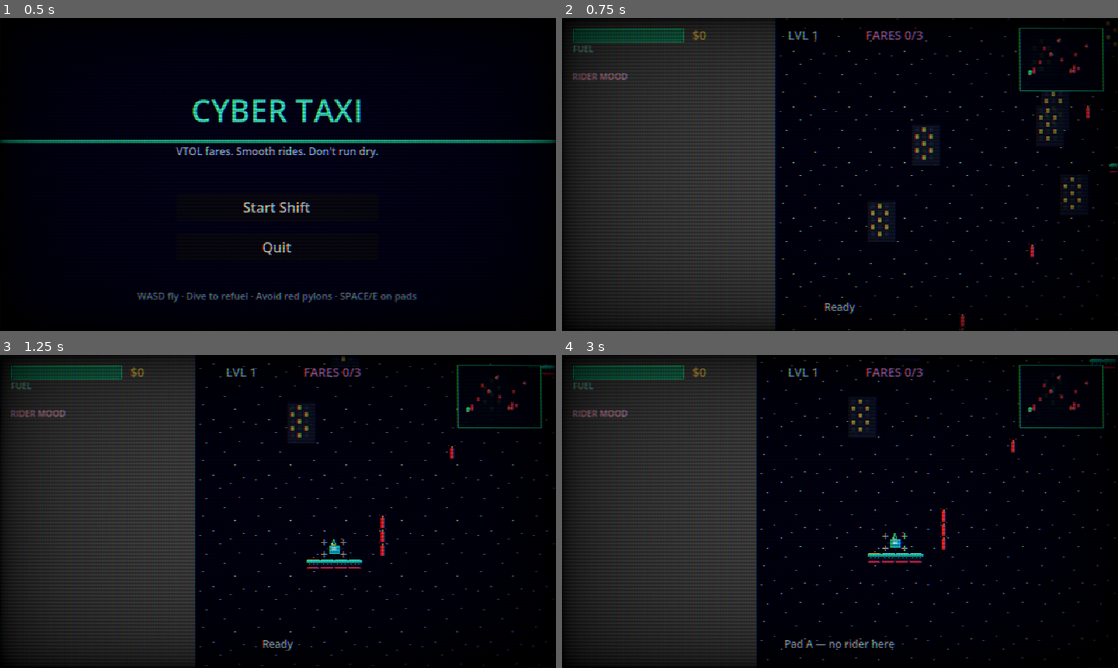
Above: before the commit, frames 1-4 (two rows, left to right).
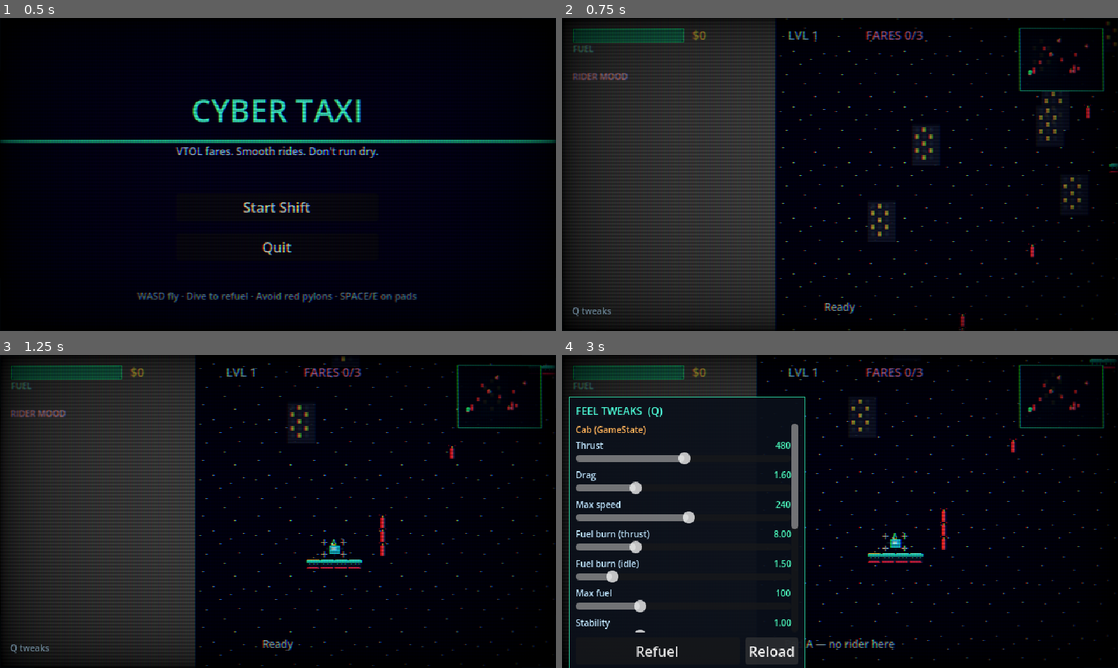
Above: after the commit, the same moments.

Repository: wojtekgalaj/cybertaxi
Game: Godot game, scene res://scenes/main_menu.tscn
The game is run twice, just before and just after one commit, with the same random seed, the same clock (stepped at 60 frames per second) and the same inputs.
Inputs (mouse positions are in pixels of both pictures, inside the frame that each line leads up to):
- Up to frame 1 (0.5 s): no input
- Up to frame 2 (0.75 s): click "Start Shift" at 0.5 s
- Up to frame 3 (1.25 s): no input
- Up to frame 4 (3 s): tap Enter at 1.25 s; hold D (move_right) 1.28-2 s; tap Space (land) at 1.35 s; tap Q at 1.55 s; click (656, 652) at 2 s, where only the run after the commit has a clickable "Refuel"; click (773, 652) at 2.75 s, where only the run after the commit has a clickable "Reload"

Frame 1 is identical in both runs. In frame 2, less than 0.1% of the frame differs, in the area x 1-9%, y 92-96%; in frame 3, less than 0.1%; in frame 4, 22%, in the area x 1-44%, y 13-100%.

Commit message:
add overlay to set vars to find the right feel

Diff:
--- a/autoload/game_state.gd
+++ b/autoload/game_state.gd
@@ -21,13 +21,13 @@
 var owned_upgrades: Array[String] = []
 
 ## Live cab stats (recomputed from upgrades).
-var thrust: float = 420.0
-var drag: float = 2.8
+var thrust: float = 480.0
+var drag: float = 1.6 ## Base air drag; district air_friction multiplies this.
 var fuel_burn_rate: float = 8.0
 var fuel_idle_burn: float = 1.5
 var stability: float = 1.0 ## Higher = less bumpiness penalty.
 var tip_bonus: float = 0.0 ## Extra fare multiplier.
-var max_speed: float = 220.0
+var max_speed: float = 240.0
 
 
 func _ready() -> void:
@@ -54,13 +54,13 @@
 
 func _recompute_stats() -> void:
 	max_fuel = BASE_MAX_FUEL
-	thrust = 420.0
-	drag = 2.8
+	thrust = 480.0
+	drag = 1.6
 	fuel_burn_rate = 8.0
 	fuel_idle_burn = 1.5
 	stability = 1.0
 	tip_bonus = 0.0
-	max_speed = 220.0
+	max_speed = 240.0
 	for id in owned_upgrades:
 		var up: Dictionary = UpgradeDB.get_upgrade(id)
 		if up.is_empty():
--- a/data/level_catalog.gd
+++ b/data/level_catalog.gd
@@ -1,6 +1,6 @@
 extends RefCounted
 class_name LevelCatalog
-## Hand-authored district scenes. Index 0 = GameState.level 1.
+## Painted district scenes. Index 0 = GameState.level 1.
 ## Add new .tscn paths here after you design them in the editor.
 
 const FALLBACK := "res://scenes/levels/level_template.tscn"
--- a/scenes/game.tscn
+++ b/scenes/game.tscn
@@ -1,9 +1,9 @@
-[gd_scene load_steps=3 format=3 uid="uid://bgame001"]
+[gd_scene format=3 uid="uid://bgame001"]
 
-[ext_resource type="Script" path="res://scripts/game_root.gd" id="1_root"]
-[ext_resource type="PackedScene" path="res://scenes/ui/hud.tscn" id="3_hud"]
+[ext_resource type="Script" uid="uid://c0hb3uxouq30p" path="res://scripts/game_root.gd" id="1_root"]
+[ext_resource type="PackedScene" uid="uid://bhud001" path="res://scenes/ui/hud.tscn" id="3_hud"]
 
-[node name="Game" type="Node"]
+[node name="Game" type="Node" unique_id=2006789255]
 script = ExtResource("1_root")
 
-[node name="HUD" parent="." instance=ExtResource("3_hud")]
+[node name="HUD" parent="." unique_id=1822264609 instance=ExtResource("3_hud")]
--- a/scenes/levels/district_01_rooftops.tscn
+++ b/scenes/levels/district_01_rooftops.tscn
@@ -6,9 +6,12 @@
 
 [node name="Level2" type="Node2D" unique_id=518882840]
 script = ExtResource("1_y4lei")
-hand_authored = true
 map_size = Vector2(1100, 720)
 building_count = 12
+dimension_name = "Neon Shelf"
+gravity = 155.0
+air_friction = 1.15
+inertia = 2.4
 
 [node name="World" type="Node2D" parent="." unique_id=1510985517]
 
--- a/scenes/levels/district_02_gauntlet.tscn
+++ b/scenes/levels/district_02_gauntlet.tscn
@@ -7,8 +7,12 @@
 
 [node name="Level" type="Node2D" unique_id=1430864231]
 script = ExtResource("1_2d4n6")
-hand_authored = true
 building_count = 12
+dimension_name = "Iron Drift"
+gravity = 275.0
+air_friction = 0.42
+inertia = 3.1
+map_size = Vector2(1200, 800)
 
 [node name="World" type="Node2D" parent="." unique_id=1522165670]
 
--- /dev/null
+++ b/scenes/ui/debug_tweaks.tscn
@@ -0,0 +1,7 @@
+[gd_scene format=3 uid="uid://bdebugtweaks"]
+
+[ext_resource type="Script" path="res://scripts/ui/debug_tweaks.gd" id="1_dbg"]
+
+[node name="DebugTweaks" type="CanvasLayer"]
+layer = 200
+script = ExtResource("1_dbg")
--- a/scripts/game_root.gd
+++ b/scripts/game_root.gd
@@ -1,9 +1,12 @@
 extends Node
 ## Root game runner: loads the district for the current run level, wires HUD.
+
+const DebugTweaksScene := preload("res://scenes/ui/debug_tweaks.tscn")
 
 @onready var hud: CanvasLayer = $HUD
 
 var level: Node2D = null
+var debug_tweaks: CanvasLayer = null
 
 
 func _ready() -> void:
@@ -17,3 +20,6 @@
 	add_child(level)
 	move_child(level, 0)
 	hud.bind_level(level)
+	debug_tweaks = DebugTweaksScene.instantiate()
+	add_child(debug_tweaks)
+	debug_tweaks.bind_level(level)
--- a/scripts/player/cyber_cab.gd
+++ b/scripts/player/cyber_cab.gd
@@ -1,14 +1,14 @@
 extends CharacterBody2D
-## Head-on cyber cab. Banks when strafing; burns fuel; tracks ride bumpiness.
+## Head-on cyber cab. Heavy inertia; dimension gravity/friction come from the level.
 
 signal landed_on_platform(platform: Node)
 signal took_off()
 signal out_of_fuel()
 
-const BANK_THRESHOLD := 35.0
-const GRAVITY := 180.0
-const FREEFALL_SPEED := 50.0 ## Downward vel needed to harvest gravity for fuel.
-const FREEFALL_REGEN := 22.0 ## Fuel restored per second while freefalling.
+const BANK_THRESHOLD := 28.0
+const DEFAULT_GRAVITY := 180.0
+const DEFAULT_FRICTION := 1.0
+const DEFAULT_INERTIA := 0.6 ## Higher = slower to accelerate / change heading.
 
 @onready var sprite: Sprite2D = $Sprite
 @onready var land_ray: RayCast2D = $LandRay
@@ -20,10 +20,21 @@
 
 var grounded: bool = false
 var current_platform: Node = null
-var passenger: Node = null ## Rider aboard (Passenger node).
+var passenger: Node = null
+
+var dim_name: String = "Prime Strip"
+var dim_gravity: float = DEFAULT_GRAVITY
+var dim_friction: float = DEFAULT_FRICTION
+var dim_inertia: float = DEFAULT_INERTIA
+
+## Live-tweakable (debug panel).
+var freefall_speed: float = 50.0
+var freefall_regen: float = 22.0
+var soft_land_speed: float = 110.0
+var soft_land_ray_speed: float = 120.0
 
 var _prev_velocity: Vector2 = Vector2.ZERO
-var bump_accumulator: float = 0.0 ## Integrated jerk while carrying passenger.
+var bump_accumulator: float = 0.0
 var ride_time: float = 0.0
 var prop_phase: float = 0.0
 var _takeoff_grace: float = 0.0
@@ -39,6 +50,22 @@
 	prop_timer.timeout.connect(_on_prop_tick)
 
 
+func apply_dimension(settings: Dictionary) -> void:
+	dim_name = str(settings.get("name", dim_name))
+	dim_gravity = float(settings.get("gravity", DEFAULT_GRAVITY))
+	dim_friction = float(settings.get("friction", DEFAULT_FRICTION))
+	dim_inertia = maxf(0.05, float(settings.get("inertia", DEFAULT_INERTIA)))
+
+
+func _accel() -> float:
+	## Thrust budget spread over inertia — heavy cab = sluggish vectoring.
+	return GameState.thrust / dim_inertia
+
+
+func _drag_coeff() -> float:
+	return GameState.drag * dim_friction
+
+
 func _physics_process(delta: float) -> void:
 	if _takeoff_grace > 0.0:
 		_takeoff_grace = maxf(0.0, _takeoff_grace - delta)
@@ -52,9 +79,12 @@
 	var thrusting := input.length() > 0.1
 
 	if GameState.fuel <= 0.0 and not grounded:
-		velocity.y += GRAVITY * delta
-		velocity = velocity.move_toward(Vector2(velocity.x * 0.5, maxf(velocity.y, 120.0)), 280.0 * delta)
-		## Empty tank: always harvest while diving, ignore stuck thrust input.
+		velocity.y += dim_gravity * delta
+		_apply_drag(delta)
+		velocity = velocity.move_toward(
+			Vector2(velocity.x * 0.85, maxf(velocity.y, dim_gravity * 0.55)),
+			(120.0 / dim_inertia) * delta
+		)
 		_harvest_freefall_fuel(delta, false)
 		move_and_slide()
 		_check_landing()
@@ -64,19 +94,18 @@
 		return
 
 	if thrusting and not grounded:
-		velocity += input * GameState.thrust * delta
+		## Momentum-heavy: add acceleration, don't snap velocity to input.
+		velocity += input * _accel() * delta
 	elif grounded and thrusting and input.y < -0.2:
-		## Take off upward.
 		grounded = false
 		current_platform = null
-		_takeoff_grace = 0.35
+		_takeoff_grace = 0.4
 		took_off.emit()
-		velocity.y = -GameState.thrust * 0.35 * delta * 60.0
-
-	## Gravity pulls hard — dive to reclaim fuel.
+		velocity.y = -_accel() * 0.55
+
 	if not grounded:
-		velocity.y += GRAVITY * delta
-		velocity *= 1.0 / (1.0 + GameState.drag * delta)
+		velocity.y += dim_gravity * delta
+		_apply_drag(delta)
 		if velocity.length() > GameState.max_speed:
 			velocity = velocity.limit_length(GameState.max_speed)
 
@@ -88,10 +117,10 @@
 				burn = GameState.fuel_burn_rate
 			GameState.consume_fuel(burn * delta)
 
-		## Bumpiness = change in velocity (jerk proxy).
 		if passenger != null:
 			var dv := (velocity - _prev_velocity).length()
-			var bump := maxf(0.0, dv - 18.0) ## Deadzone for gentle flight.
+			## Tighter deadzone — inertia makes big vector changes costly for tips.
+			var bump := maxf(0.0, dv - 12.0)
 			bump_accumulator += bump * delta / maxf(0.2, GameState.stability)
 			ride_time += delta
 	else:
@@ -104,24 +133,26 @@
 	_try_interact()
 
 
+func _apply_drag(delta: float) -> void:
+	## Low dimension friction = icy slide; high = thick air.
+	velocity *= 1.0 / (1.0 + _drag_coeff() * delta)
+
+
 func _is_freefalling(thrusting: bool) -> bool:
-	## No thrust + diving = gravity harvest.
-	return not thrusting and velocity.y >= FREEFALL_SPEED
+	return not thrusting and velocity.y >= freefall_speed
 
 
 func _harvest_freefall_fuel(delta: float, thrusting: bool) -> void:
 	if not _is_freefalling(thrusting):
 		return
-	## Faster fall → denser harvest (capped).
-	var rate := FREEFALL_REGEN * clampf(velocity.y / 140.0, 0.6, 1.6)
+	var rate := freefall_regen * clampf(velocity.y / maxf(100.0, dim_gravity * 0.75), 0.6, 1.6)
 	GameState.regain_fuel(rate * delta)
 
 
 func _check_landing() -> void:
 	if grounded or _takeoff_grace > 0.0:
 		return
-	## Soft landing: slow & near a platform area.
-	if velocity.length() > 90.0:
+	if velocity.length() > soft_land_speed:
 		return
 	for i in get_slide_collision_count():
 		var col := get_slide_collision(i)
@@ -129,10 +160,9 @@
 		if collider and collider.is_in_group("platforms"):
 			_land(collider)
 			return
-	## Also allow proximity land via ray / overlap.
 	if land_ray.is_colliding():
 		var hit := land_ray.get_collider()
-		if hit and hit.is_in_group("platforms") and velocity.y >= 0.0 and velocity.length() < 100.0:
+		if hit and hit.is_in_group("platforms") and velocity.y >= 0.0 and velocity.length() < soft_land_ray_speed:
 			_land(hit)
 
 
@@ -152,8 +182,6 @@
 		return
 	if not grounded or current_platform == null:
 		return
-	## Pickup / dropoff handled by LevelController listening to signal + polling.
-	## Emit again so level can process interact.
 	landed_on_platform.emit(current_platform)
 
 
@@ -165,7 +193,6 @@
 
 
 func end_ride() -> Dictionary:
-	## Returns ride quality metrics for fare calc.
 	var result := {
 		"bump": bump_accumulator,
 		"time": ride_time,
@@ -186,7 +213,6 @@
 		sprite.texture = tex_bank_l if velocity.x < 0.0 else tex_bank_r
 	else:
 		sprite.texture = tex_idle
-	## Subtle hover bob when airborne.
 	if not grounded:
 		prop_phase += get_physics_process_delta_time() * 18.0
 		sprite.position.y = sin(prop_phase) * 1.0
--- /dev/null
+++ b/scripts/ui/debug_tweaks.gd
@@ -0,0 +1,246 @@
+extends CanvasLayer
+## F1 — live feel tweaks for GameState, dimension, and cab. Refuel included.
+
+var level: Node = null
+
+var _panel: PanelContainer
+var _list: VBoxContainer
+var _hint: Label
+var _sliders: Dictionary = {} ## id -> HSlider
+var _value_labels: Dictionary = {} ## id -> Label
+var _syncing: bool = false
+
+
+func _ready() -> void:
+	layer = 200
+	process_mode = Node.PROCESS_MODE_ALWAYS
+	_build_ui()
+	_panel.visible = false
+	_hint.visible = true
+
+
+func bind_level(level_node: Node) -> void:
+	level = level_node
+	_pull_from_sources()
+
+
+func _unhandled_input(event: InputEvent) -> void:
+	if event is InputEventKey and event.pressed and not event.echo:
+		if event.keycode == KEY_Q:
+			_panel.visible = not _panel.visible
+			_hint.visible = not _panel.visible
+			if _panel.visible:
+				_pull_from_sources()
+			get_viewport().set_input_as_handled()
+
+
+func _build_ui() -> void:
+	_hint = Label.new()
+	_hint.text = "Q tweaks"
+	_hint.position = Vector2(12, 330)
+	_hint.add_theme_font_size_override("font_size", 10)
+	_hint.add_theme_color_override("font_color", Color(0.55, 0.7, 0.8, 0.7))
+	add_child(_hint)
+
+	_panel = PanelContainer.new()
+	_panel.set_anchors_preset(Control.PRESET_TOP_LEFT)
+	_panel.offset_left = 8
+	_panel.offset_top = 48
+	_panel.offset_right = 280
+	_panel.offset_bottom = 348
+	var style := StyleBoxFlat.new()
+	style.bg_color = Color(0.04, 0.06, 0.1, 0.92)
+	style.border_color = Color(0.2, 1.0, 0.75, 0.8)
+	style.set_border_width_all(1)
+	style.set_content_margin_all(8)
+	_panel.add_theme_stylebox_override("panel", style)
+	add_child(_panel)
+
+	var outer := VBoxContainer.new()
+	outer.add_theme_constant_override("separation", 6)
+	_panel.add_child(outer)
+
+	var title := Label.new()
+	title.text = "FEEL TWEAKS  (Q)"
+	title.add_theme_font_size_override("font_size", 12)
+	title.add_theme_color_override("font_color", Color(0.3, 1.0, 0.85))
+	outer.add_child(title)
+
+	var scroll := ScrollContainer.new()
+	scroll.size_flags_vertical = Control.SIZE_EXPAND_FILL
+	scroll.custom_minimum_size = Vector2(250, 240)
+	outer.add_child(scroll)
+
+	_list = VBoxContainer.new()
+	_list.size_flags_horizontal = Control.SIZE_EXPAND_FILL
+	_list.add_theme_constant_override("separation", 4)
+	scroll.add_child(_list)
+
+	_section("Cab (GameState)")
+	_add_slider("thrust", "Thrust", 50.0, 900.0, 1.0)
+	_add_slider("drag", "Drag", 0.0, 6.0, 0.05)
+	_add_slider("max_speed", "Max speed", 60.0, 400.0, 1.0)
+	_add_slider("fuel_burn", "Fuel burn (thrust)", 0.0, 30.0, 0.1)
+	_add_slider("fuel_idle", "Fuel burn (idle)", 0.0, 10.0, 0.1)
+	_add_slider("max_fuel", "Max fuel", 20.0, 300.0, 1.0)
+	_add_slider("stability", "Stability", 0.2, 3.0, 0.05)
+
+	_section("Dimension")
+	_add_slider("gravity", "Gravity", 40.0, 450.0, 1.0)
+	_add_slider("air_friction", "Air friction", 0.05, 3.0, 0.01)
+	_add_slider("inertia", "Inertia", 0.05, 5.0, 0.05)
+
+	_section("Cab feel")
+	_add_slider("freefall_speed", "Freefall speed gate", 10.0, 150.0, 1.0)
+	_add_slider("freefall_regen", "Freefall fuel regen", 0.0, 60.0, 0.5)
+	_add_slider("soft_land", "Soft-land max speed", 40.0, 200.0, 1.0)
+
+	var btns := HBoxContainer.new()
+	btns.add_theme_constant_override("separation", 6)
+	outer.add_child(btns)
+
+	var refuel := Button.new()
+	refuel.text = "Refuel"
+	refuel.size_flags_horizontal = Control.SIZE_EXPAND_FILL
+	refuel.pressed.connect(_on_refuel)
+	btns.add_child(refuel)
+
+	var pull := Button.new()
+	pull.text = "Reload"
+	pull.tooltip_text = "Pull current values from level / GameState"
+	pull.pressed.connect(_pull_from_sources)
+	btns.add_child(pull)
+
+
+func _section(text: String) -> void:
+	var l := Label.new()
+	l.text = text
+	l.add_theme_font_size_override("font_size", 10)
+	l.add_theme_color_override("font_color", Color(1.0, 0.7, 0.35))
+	_list.add_child(l)
+
+
+func _add_slider(id: String, caption: String, min_v: float, max_v: float, step: float) -> void:
+	var row := VBoxContainer.new()
+	row.add_theme_constant_override("separation", 0)
+	var head := HBoxContainer.new()
+	var name_l := Label.new()
+	name_l.text = caption
+	name_l.size_flags_horizontal = Control.SIZE_EXPAND_FILL
+	name_l.add_theme_font_size_override("font_size", 10)
+	name_l.add_theme_color_override("font_color", Color(0.75, 0.9, 1.0))
+	var val_l := Label.new()
+	val_l.custom_minimum_size = Vector2(44, 0)
+	val_l.horizontal_alignment = HORIZONTAL_ALIGNMENT_RIGHT
+	val_l.add_theme_font_size_override("font_size", 10)
+	val_l.add_theme_color_override("font_color", Color(0.3, 1.0, 0.75))
+	head.add_child(name_l)
+	head.add_child(val_l)
+	row.add_child(head)
+
+	var slider := HSlider.new()
+	slider.min_value = min_v
+	slider.max_value = max_v
+	slider.step = step
+	slider.size_flags_horizontal = Control.SIZE_EXPAND_FILL
+	slider.custom_minimum_size = Vector2(220, 12)
+	slider.value_changed.connect(func(v: float): _on_slider(id, v))
+	row.add_child(slider)
+	_list.add_child(row)
+
+	_sliders[id] = slider
+	_value_labels[id] = val_l
+
+
+func _refresh_label(id: String, value: float) -> void:
+	if not _value_labels.has(id):
+		return
+	var step: float = _sliders[id].step if _sliders.has(id) else 0.1
+	if step >= 1.0:
+		_value_labels[id].text = "%d" % int(round(value))
+	else:
+		_value_labels[id].text = "%.2f" % value
+
+
+func _set_slider(id: String, value: float) -> void:
+	if not _sliders.has(id):
+		return
+	_syncing = true
+	_sliders[id].value = value
+	_syncing = false
+	_refresh_label(id, value)
+
+
+func _pull_from_sources() -> void:
+	_set_slider("thrust", GameState.thrust)
+	_set_slider("drag", GameState.drag)
+	_set_slider("max_speed", GameState.max_speed)
+	_set_slider("fuel_burn", GameState.fuel_burn_rate)
+	_set_slider("fuel_idle", GameState.fuel_idle_burn)
+	_set_slider("max_fuel", GameState.max_fuel)
+	_set_slider("stability", GameState.stability)
+
+	if level:
+		_set_slider("gravity", float(level.get("gravity")))
+		_set_slider("air_friction", float(level.get("air_friction")))
+		_set_slider("inertia", float(level.get("inertia")))
+	if level and level.get("cab"):
+		var cab: Node = level.cab
+		_set_slider("freefall_speed", float(cab.get("freefall_speed")))
+		_set_slider("freefall_regen", float(cab.get("freefall_regen")))
+		_set_slider("soft_land", float(cab.get("soft_land_speed")))
+
+
+func _on_slider(id: String, value: float) -> void:
+	if _syncing:
+		return
+	_refresh_label(id, value)
+	match id:
+		"thrust":
+			GameState.thrust = value
+		"drag":
+			GameState.drag = value
+		"max_speed":
+			GameState.max_speed = value
+		"fuel_burn":
+			GameState.fuel_burn_rate = value
+		"fuel_idle":
+			GameState.fuel_idle_burn = value
+		"max_fuel":
+			GameState.max_fuel = value
+			GameState.set_fuel(mini(GameState.fuel, GameState.max_fuel))
+		"stability":
+			GameState.stability = value
+		"gravity", "air_friction", "inertia":
+			_push_dimension()
+		"freefall_speed":
+			if level and level.cab:
+				level.cab.freefall_speed = value
+		"freefall_regen":
+			if level and level.cab:
+				level.cab.freefall_regen = value
+		"soft_land":
+			if level and level.cab:
+				level.cab.soft_land_speed = value
+				level.cab.soft_land_ray_speed = value + 10.0
+
+
+func _push_dimension() -> void:
+	if level == null:
+		return
+	level.gravity = _sliders["gravity"].value
+	level.air_friction = _sliders["air_friction"].value
+	level.inertia = _sliders["inertia"].value
+	if level.has_method("_apply_dimension_to_cab"):
+		level._apply_dimension_to_cab()
+	elif level.cab and level.cab.has_method("apply_dimension"):
+		level.cab.apply_dimension({
+			"name": level.get("dimension_name"),
+			"gravity": level.gravity,
+			"friction": level.air_friction,
+			"inertia": level.inertia,
+		})
+
+
+func _on_refuel() -> void:
+	GameState.refill_fuel()
--- a/scripts/world/level_controller.gd
+++ b/scripts/world/level_controller.gd
@@ -1,6 +1,5 @@
 extends Node2D
-## Fare loop + layout. Prefer TileMapLayer painting (PlatformsLayer / HazardsLayer).
-## Legacy: hand-placed Platform/Hazard instances, or procedural spawn.
+## District runner: tile-painted pads/hazards, random passenger jobs, dimension physics.
 
 signal fare_paid(amount: int, happiness: float)
 signal level_won()
@@ -8,14 +7,17 @@
 signal status_message(text: String)
 
 const PassengerScene := preload("res://scenes/passenger.tscn")
-const PlatformScene := preload("res://scenes/platform.tscn")
-
-@export var hand_authored: bool = false ## Legacy instance placement (ignored if tile layers present).
+
 @export var map_size: Vector2 = Vector2(1200, 800)
-@export var platform_count: int = 5
 @export var building_count: int = 18
 @export var fill_sky: bool = true
 @export var scatter_buildings: bool = true
+
+@export_group("Dimension")
+@export var dimension_name: String = "Prime Strip"
+@export var gravity: float = 180.0 ## Downward pull this dimension.
+@export var air_friction: float = 1.0 ## Multiplier on cab drag. Lower = icy / slides forever.
+@export var inertia: float = 2.6 ## Cab mass feel. Higher = harder to vector.
 
 @onready var world: Node2D = $World
 @onready var platforms_root: Node2D = $World/Platforms
@@ -42,17 +44,23 @@
 	rng.randomize()
 	platforms_layer = world.get_node_or_null("PlatformsLayer") as TileMapLayer
 	hazards_layer = world.get_node_or_null("HazardsLayer") as TileMapLayer
+	_apply_dimension_to_cab()
 	_build_level()
 	cab.landed_on_platform.connect(_on_cab_landed)
-	status_message.emit("Dive to reclaim fuel. Avoid pylons & pad undersides. SPACE/E on pads.")
-
-
-func uses_tilemap() -> bool:
-	return (
-		platforms_layer != null
-		and platforms_layer.tile_set != null
-		and platforms_layer.get_used_cells().size() > 0
+	status_message.emit(
+		"%s — g %.0f · friction %.2f · inertia %.1f. Dive to refuel."
+		% [dimension_name, gravity, air_friction, inertia]
 	)
+
+
+func _apply_dimension_to_cab() -> void:
+	if cab and cab.has_method("apply_dimension"):
+		cab.apply_dimension({
+			"name": dimension_name,
+			"gravity": gravity,
+			"friction": air_friction,
+			"inertia": inertia,
+		})
 
 
 func _build_level() -> void:
@@ -66,34 +74,21 @@
 	if fill_sky or scatter_buildings:
 		_spawn_decor()
 
-	if uses_tilemap():
+	if platforms_layer == null or platforms_layer.tile_set == null:
+		push_error("%s: missing World/PlatformsLayer with a TileSet. Paint pads in the editor." % name)
+	elif platforms_layer.get_used_cells().is_empty():
+		push_error("%s: PlatformsLayer has no tiles. Paint at least two pads." % name)
+	else:
 		var built: Dictionary = TileLevelBuilder.build(
 			platforms_layer, hazards_layer, platforms_root, hazards_root
 		)
 		platforms.assign(built.get("platforms", []))
 		hazards.assign(built.get("hazards", []))
-	elif hand_authored:
-		_collect_hand_layout()
-	else:
-		for c in platforms_root.get_children():
-			c.queue_free()
-		for c in hazards_root.get_children():
-			c.queue_free()
-		_spawn_platforms()
 
 	_wire_hazards()
 	_place_cab_on_start()
 	_spawn_waiting_passengers()
 	_draw_bounds_visual()
-
-
-func _collect_hand_layout() -> void:
-	platforms.clear()
-	hazards.clear()
-	for p in platforms_root.get_children():
-		platforms.append(p)
-	for h in hazards_root.get_children():
-		hazards.append(h)
 
 
 func _wire_hazards() -> void:
@@ -142,40 +137,6 @@
 			decor_root.add_child(s)
 
 
-func _spawn_platforms() -> void:
-	var ids := ["A", "B", "C", "D", "E", "F", "G", "H"]
-	var count := mini(platform_count + GameState.level / 2, ids.size())
-	var margin := 80.0
-	var positions: Array[Vector2] = []
-	var cols := ceili(sqrt(float(count)))
-	var rows := ceili(float(count) / float(cols))
-	var cell_w := (map_size.x - margin * 2.0) / maxf(cols, 1)
-	var cell_h := (map_size.y - margin * 2.0) / maxf(rows, 1)
-	var idx := 0
-	for r in rows:
-		for c in cols:
-			if idx >= count:
-				break
-			var base := Vector2(
-				margin + cell_w * (c + 0.5),
-				margin + cell_h * (r + 0.5)
-			)
-			base += Vector2(rng.randf_range(-cell_w * 0.25, cell_w * 0.25),
-				rng.randf_range(-cell_h * 0.25, cell_h * 0.25))
-			positions.append(base)
-			idx += 1
-
-	for i in positions.size():
-		var p: Node = PlatformScene.instantiate()
-		p.platform_id = ids[i]
-		p.label_text = ids[i]
-		if i == 0:
-			p.is_start = true
-		platforms_root.add_child(p)
-		p.global_position = positions[i]
-		platforms.append(p)
-
-
 func _place_cab_on_start() -> void:
 	if platforms.is_empty():
 		return
@@ -191,9 +152,10 @@
 
 
 func _spawn_waiting_passengers() -> void:
+	## Random jobs on the hand-built pads.
 	var needed := GameState.fares_required_this_level - GameState.fares_completed_this_level
 	var waiting := passengers_root.get_child_count()
-	var to_spawn := mini(needed - waiting, platforms.size() - 1)
+	var to_spawn := mini(needed - waiting, maxi(platforms.size() - 1, 0))
 	to_spawn = maxi(to_spawn, 0)
 	if waiting + to_spawn < mini(2, needed):
 		to_spawn = mini(2, needed) - waiting
--- a/tools/build_tile_districts.gd
+++ b/tools/build_tile_districts.gd
@@ -141,7 +141,6 @@
 	var root := Node2D.new()
 	root.name = "Level"
 	root.set_script(load(LVL_SCRIPT))
-	root.set("hand_authored", true)
 	root.set("map_size", map_size)
 	root.set("building_count", 12)
 	root.set("scatter_buildings", true)
@@ -199,7 +198,6 @@
 	root.name = "Level"
 	root.set_script(load(LVL_SCRIPT))
 	root.set("map_size", Vector2(1100, 720))
-	root.set("platform_count", 5)
 	root.set("building_count", 16)
 	var world := Node2D.new()
 	world.name = "World"
Not shown, added: scripts/ui/debug_tweaks.gd.uid
Not shown, changed: dev_notes/stage_design.md
